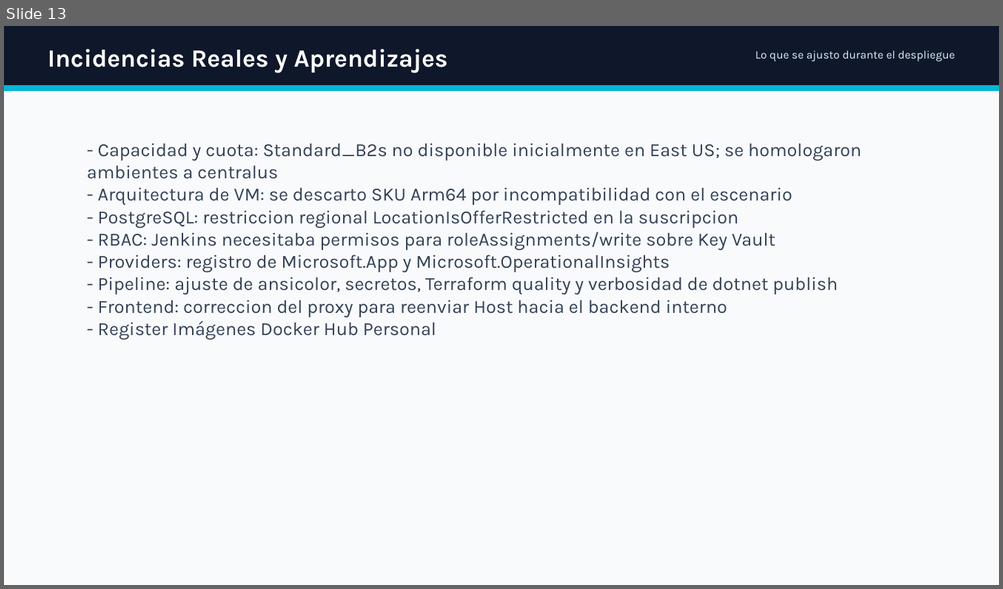
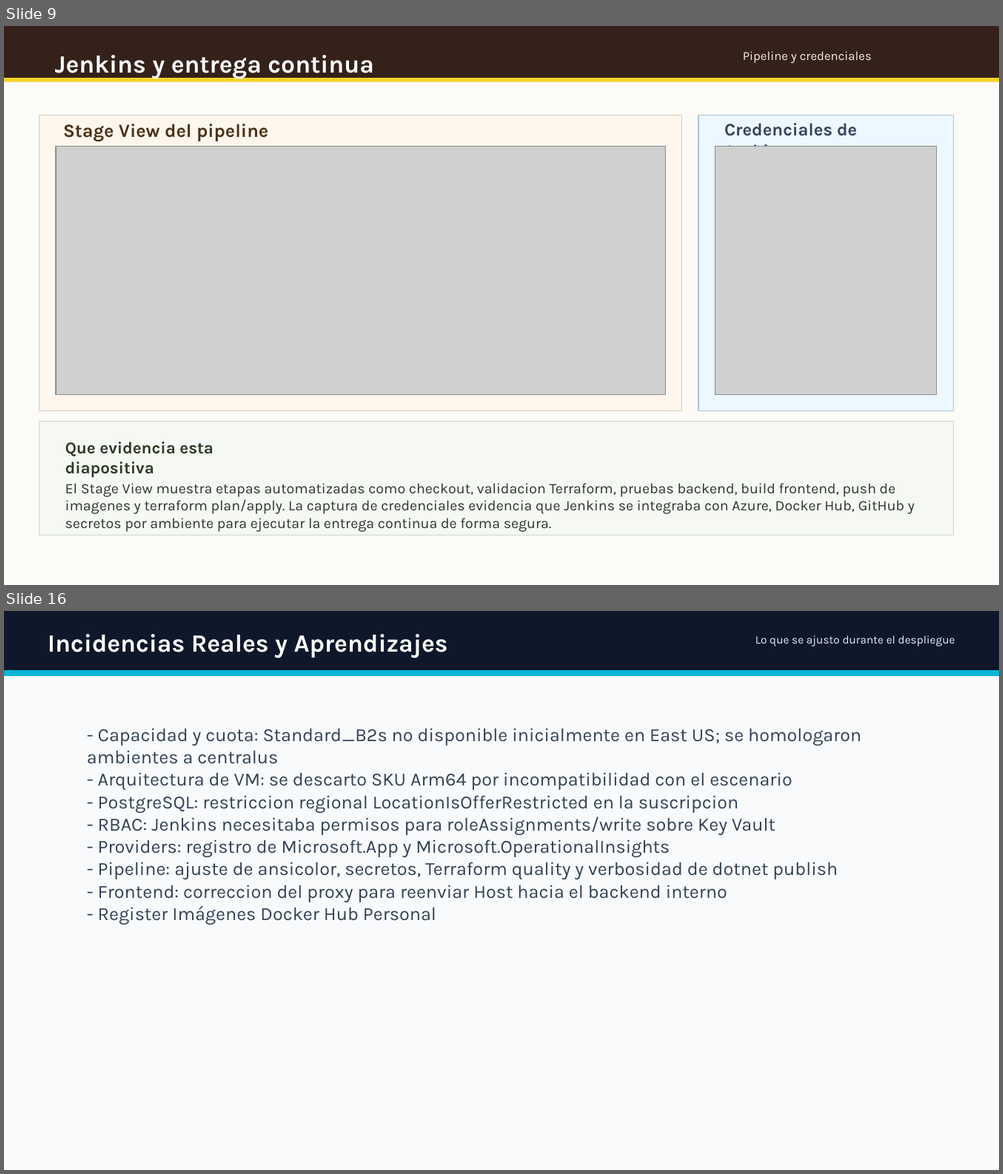
Before and after one commit to ti-devops-diplomado/ti-garantias, a slide deck: docs/Presentacion_Ti_Garantias_DevOps_final_con_gestion_trabajo_github.pptx. Shown one above the other, each under a label of ours: slide 13 before the commit, slides 9 and 16 after it; the slides between them are not shown. The pictures are 1003x589 and 1003x1174 pixels, drawn with LibreOffice and Linux fonts; fonts in the diff are those of the drawing; grey boxes stand for pictures; background and template pictures are left out. Boxes give left, top, right and bottom in pixels: in the first picture for what was removed or moved away, otherwise in the second. Text is boxed around its words. In the diff, an @@ line names an element or a change of style, - is before the commit and + after.

```diff
--- a/docs/Presentacion_Ti_Garantias_DevOps_final_con_gestion_trabajo_github.pptx
+++ b/docs/Presentacion_Ti_Garantias_DevOps_final_con_gestion_trabajo_github.pptx
@@ slide 9 added at <box>4,26,999,585</box>, background picture (left out); not listed: 1 template element that a slide beside it also shows @@
@@ rectangle added at <box>4,26,999,585</box>, fill #FDFBF8 @@
@@ rectangle added at <box>4,26,999,78</box>, fill #33211A @@
@@ text added at <box>55,55,374,79</box>, 24 pt, text #FFFFFF, bold @@
+Jenkins y entrega continua
@@ text added at <box>743,51,871,63</box>, 12 pt, text #F7EEE7 @@
+Pipeline y credenciales
@@ rectangle added at <box>4,78,999,82</box>, fill #F2D329 @@
@@ rectangle added at <box>39,115,681,411</box>, fill #FFF6EE, outline #DBCAB8 1 pt @@
@@ text added at <box>63,124,268,142</box>, 18 pt, text #4A3217, bold @@
+Stage View del pipeline
@@ rectangle added at <box>699,115,954,411</box>, fill #EDF7FF, outline #AFC3D7 1 pt @@
@@ text added at <box>724,123,856,147</box>, 17 pt, text #33445A, bold @@
+Credenciales de Jenkins
@@ picture added at <box>56,146,665,395</box> @@
@@ picture added at <box>715,146,936,395</box> @@
@@ rectangle added at <box>39,422,953,537</box>, fill #F5F8F3, outline #CDD8C7 1 pt @@
@@ text added at <box>65,442,213,478</box>, 16 pt, text #2B3A24, bold @@
+Que evidencia esta diapositiva
@@ text added at <box>65,483,914,532</box>, 14 pt, text #2C3527 @@
+El Stage View muestra etapas automatizadas como checkout, validacion Terraform, pruebas backend, build frontend, push de imagenes y terraform plan/apply. La captura de credenciales evidencia que Jenkins se integraba con Azure, Docker Hub, GitHub y secretos por ambiente para ejecutar la entrega continua de forma segura.
@@ what was slide 13 is now slide 16 @@
```
Also in this commit, not shown: 3 slides changed, 8 other slides added, 6 slides removed, 5 other files.
